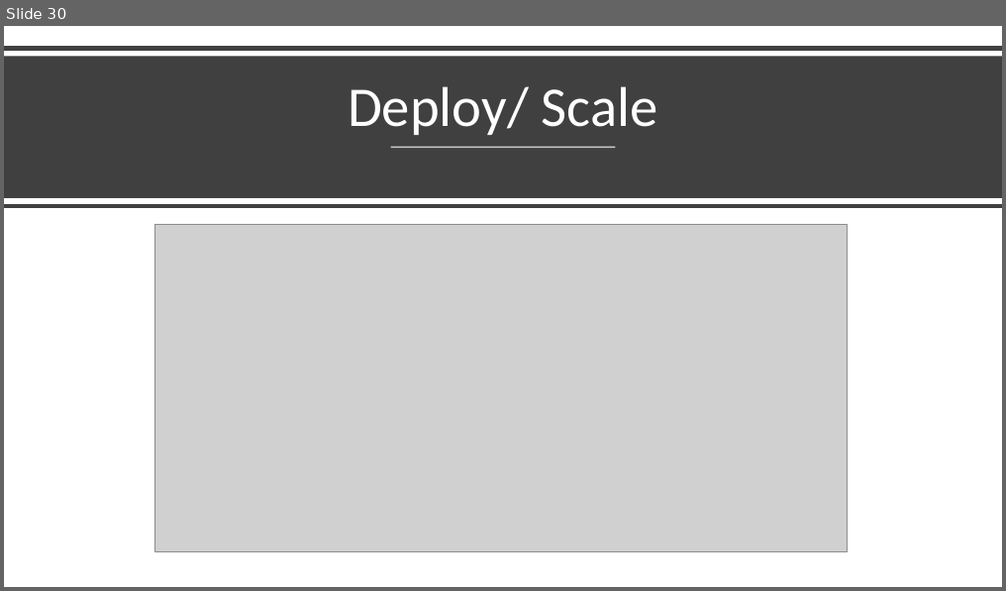
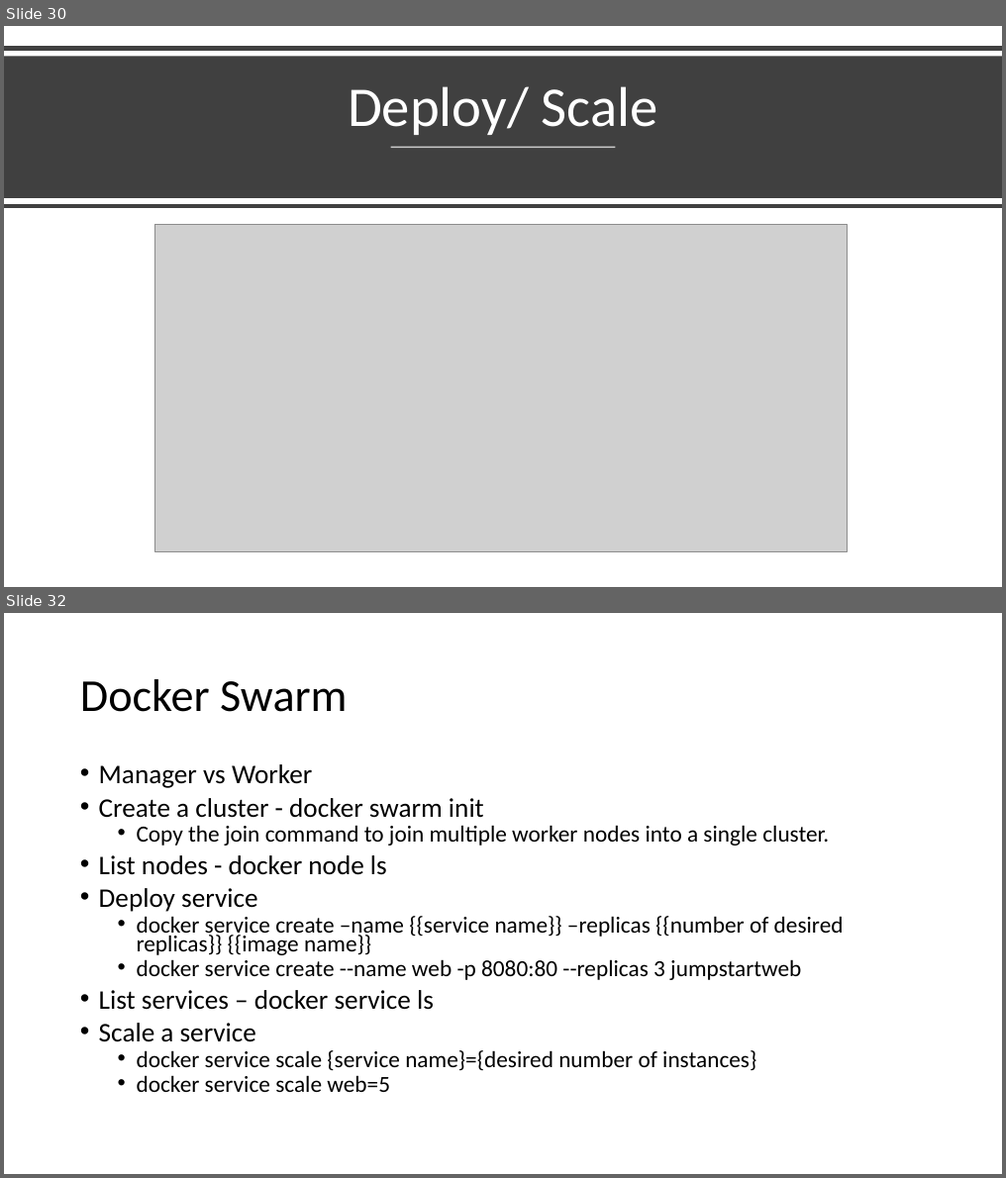
Before and after one commit to dvdmrk/DockerPresentation, a slide deck: Slides/DockerPresentation.pptx. Shown one above the other, each under a label of ours: slide 30 before the commit, slides 30 and 32 after it; the slides between them are not shown. The pictures are 1006x591 and 1006x1178 pixels, drawn with LibreOffice and Linux fonts; fonts in the diff are those of the drawing; grey boxes stand for pictures. Boxes give left, top, right and bottom in pixels: in the first picture for what was removed or moved away, otherwise in the second. Text is boxed around its words. In the diff, an @@ line names an element or a change of style, - is before the commit and + after.

```diff
--- a/Slides/DockerPresentation.pptx
+++ b/Slides/DockerPresentation.pptx
@@ slide 32 added at [4, 613, 1002, 1174], background #FFFFFF @@
@@ title added at [80, 679, 347, 712], 44 pt, text #000000 @@
+Docker Swarm
@@ text added at [99, 764, 844, 1092], 22.2 pt, text #000000 @@
+• Manager vs Worker
+• Create a cluster - docker swarm init
+  • Copy the join command to join multiple worker nodes into a single cluster.
+• List nodes - docker node ls
+• Deploy service
+  • docker service create –name {{service name}} –replicas {{number of desired replicas}} {{image name}}
+  • docker service create --name web -p 8080:80 --replicas 3 jumpstartweb
+• List services – docker service ls
+• Scale a service
+  • docker service scale {service name}={desired number of instances}
+  • docker service scale web=5
```
Also in this commit, not shown: 8 slides changed, 6 other slides added, 4 slides removed, 59 other files.
